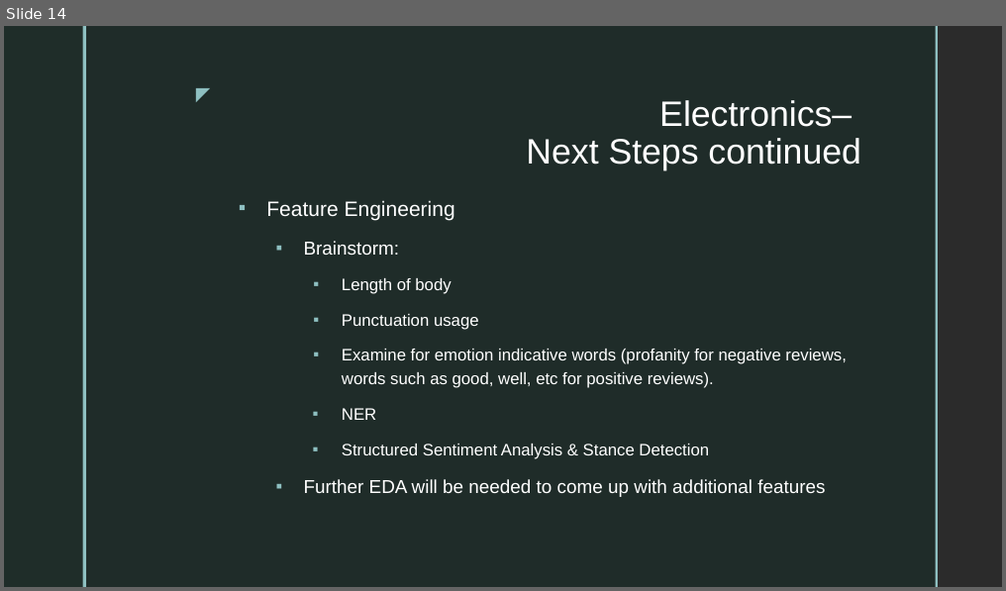
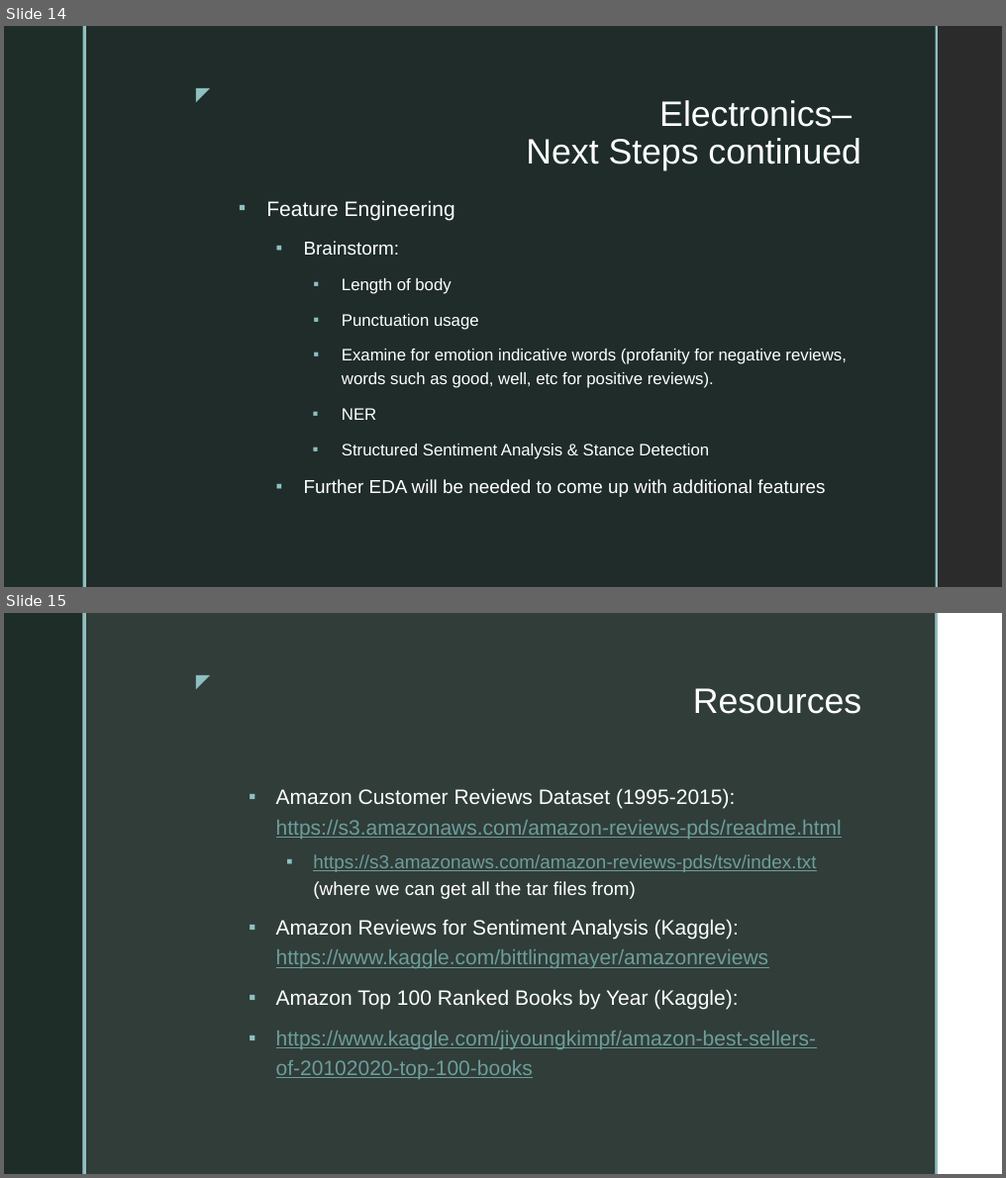
Before and after one commit to TKarlovitzDrexel/DSCI591_ACRSent, a slide deck: PitchPresentationACR_Edits.pptx. Shown one above the other, each under a label of ours: slide 14 before the commit, slides 14 and 15 after it. The pictures are 1006x591 and 1006x1178 pixels, drawn with LibreOffice and Linux fonts; fonts in the diff are those of the drawing; background and template pictures are left out; a plain dark background stands for a picture behind light text. Boxes give left, top, right and bottom in pixels: in the first picture for what was removed or moved away, otherwise in the second. Text is boxed around its words. In the diff, an @@ line names an element or a change of style, - is before the commit and + after.

Commit message:
Fixed some typos and added in Resources

```diff
--- a/PitchPresentationACR_Edits.pptx
+++ b/PitchPresentationACR_Edits.pptx
@@ slide 15 added at (4, 613, 1002, 1174), background picture (left out); not listed: 5 template elements that a slide beside it also shows @@
@@ title added at (693, 688, 861, 714), 34 pt, text #FFFFFF @@
+Resources
@@ text added at (276, 788, 842, 1079), 20 pt, text #6D9D9B, underline @@
+▪ Amazon Customer Reviews Dataset (1995-2015): https://s3.amazonaws.com/amazon-reviews-pds/readme.html
+  ▪ https://s3.amazonaws.com/amazon-reviews-pds/tsv/index.txt (where we can get all the tar files from)
+▪ Amazon Reviews for Sentiment Analysis (Kaggle): https://www.kaggle.com/bittlingmayer/amazonreviews
+▪ Amazon Top 100 Ranked Books by Year (Kaggle):
+▪ https://www.kaggle.com/jiyoungkimpf/amazon-best-sellers-of-20102020-top-100-books
```
Also in this commit, not shown: 5 slides changed.
